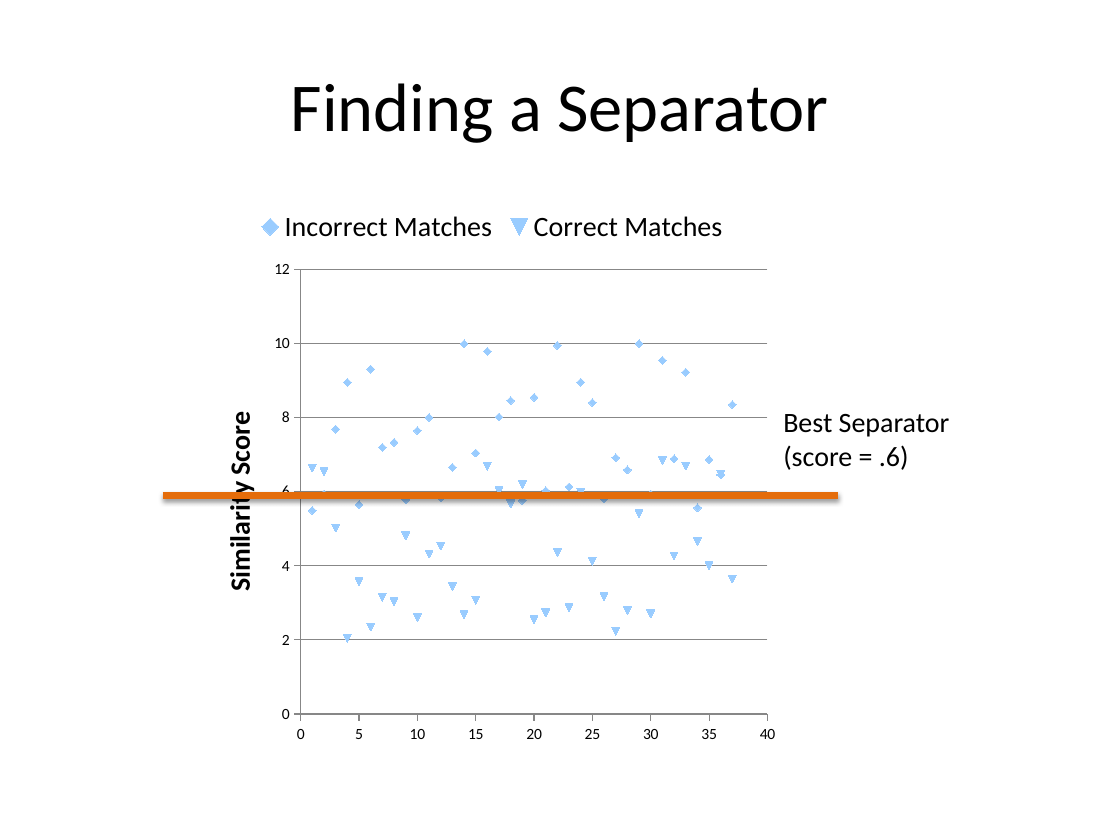
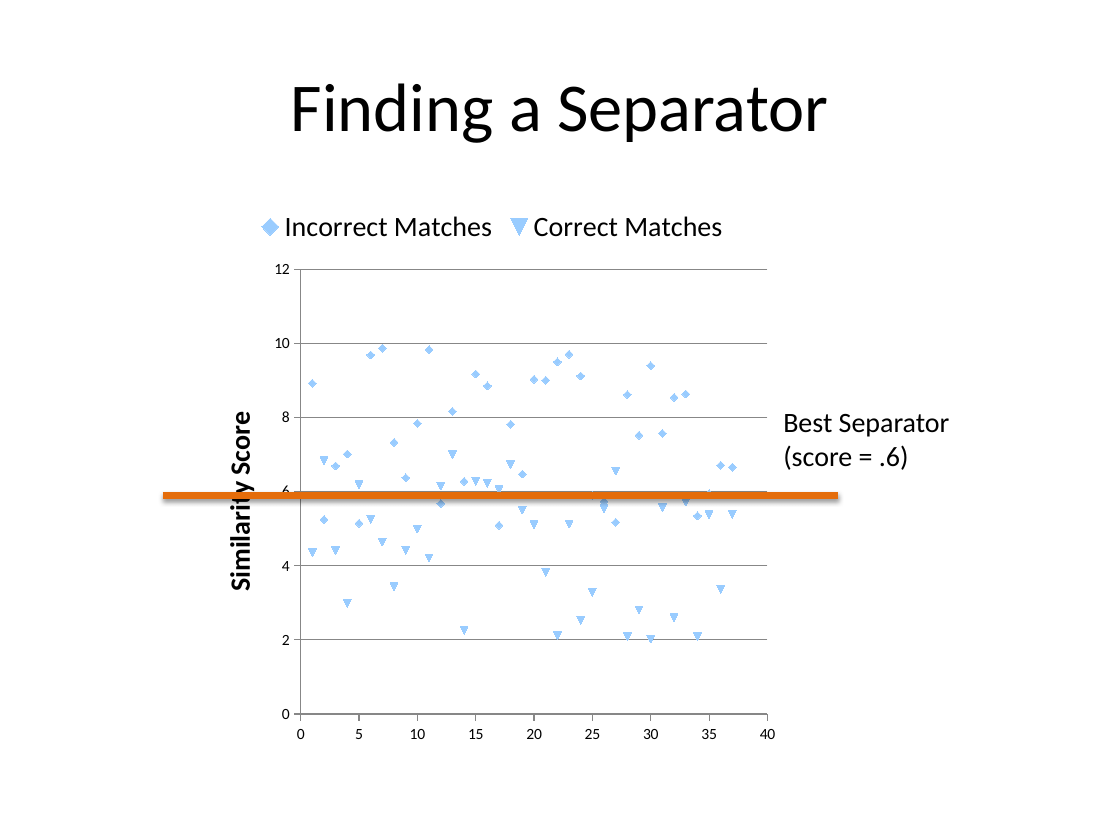
Before and after one commit to mitdbg/asciiclass, a slide deck: slide 4 of lectures/lec6/lec6.pptx. Drawn at 1120x840 pixels with LibreOffice and Linux fonts; fonts in the diff are those of the drawing. Boxes give left, top, right and bottom in pixels: in the first picture for what was removed or moved away, otherwise in the second. Text is boxed around its words. In the diff, an @@ line names an element or a change of style, - is before the commit and + after.

Commit message:
slides

```diff
--- a/lectures/lec6/lec6.pptx
+++ b/lectures/lec6/lec6.pptx
@@ scatter chart at [197,196,786,754] @@
-Incorrect Matches: (1, 5.5), (2, 5.9), (3, 7.7), (4, 8.9), (5, 5.6), (6, 9.3), (7, 7.2), (8, 7.3), (9, 5.8), (10, 7.6), (11, 8), (12, 5.8), (13, 6.7), (14, 10), (15, 7), (16, 9.8), (17, 8), (18, 8.5), (19, 5.8), (20, 8.5), (21, 6), (22, 9.9), (23, 6.1), (24, 9), (25, 8.4), (26, 5.8), (27, 6.9), (28, 6.6), (29, 10), (30, 5.9), (31, 9.5), (32, 6.9), (33, 9.2), (34, 5.6), (35, 6.9), (36, 6.5), (37, 8.3)
+Incorrect Matches: (1, 8.9), (2, 5.2), (3, 6.7), (4, 7), (5, 5.1), (6, 9.7), (7, 9.9), (8, 7.3), (9, 6.4), (10, 7.8), (11, 9.8), (12, 5.7), (13, 8.2), (14, 6.3), (15, 9.2), (16, 8.9), (17, 5.1), (18, 7.8), (19, 6.5), (20, 9), (21, 9), (22, 9.5), (23, 9.7), (24, 9.1), (25, 5.9), (26, 5.7), (27, 5.2), (28, 8.6), (29, 7.5), (30, 9.4), (31, 7.6), (32, 8.5), (33, 8.6), (34, 5.3), (35, 5.9), (36, 6.7), (37, 6.7)
-Correct Matches: (1, 6.6), (2, 6.5), (3, 5), (4, 2), (5, 3.6), (6, 2.3), (7, 3.2), (8, 3), (9, 4.8), (10, 2.6), (11, 4.3), (12, 4.5), (13, 3.4), (14, 2.7), (15, 3.1), (16, 6.7), (17, 6), (18, 5.7), (19, 6.2), (20, 2.5), (21, 2.7), (22, 4.4), (23, 2.9), (24, 6), (25, 4.1), (26, 3.2), (27, 2.2), (28, 2.8), (29, 5.4), (30, 2.7), (31, 6.8), (32, 4.3), (33, 6.7), (34, 4.7), (35, 4), (36, 6.5), (37, 3.6)
+Correct Matches: (1, 4.4), (2, 6.8), (3, 4.4), (4, 3), (5, 6.2), (6, 5.3), (7, 4.6), (8, 3.4), (9, 4.4), (10, 5), (11, 4.2), (12, 6.1), (13, 7), (14, 2.3), (15, 6.3), (16, 6.2), (17, 6.1), (18, 6.7), (19, 5.5), (20, 5.1), (21, 3.8), (22, 2.1), (23, 5.1), (24, 2.5), (25, 3.3), (26, 5.5), (27, 6.6), (28, 2.1), (29, 2.8), (30, 2), (31, 5.6), (32, 2.6), (33, 5.7), (34, 2.1), (35, 5.4), (36, 3.4), (37, 5.4)
```
Also in this commit, not shown: 1 slide added, 1 slide removed.
